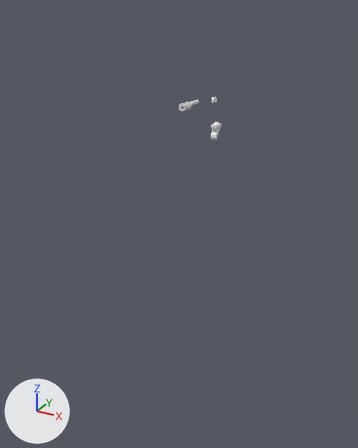
Two versions of the Blender file Art/LoganB/Gun.blend, one commit apart.
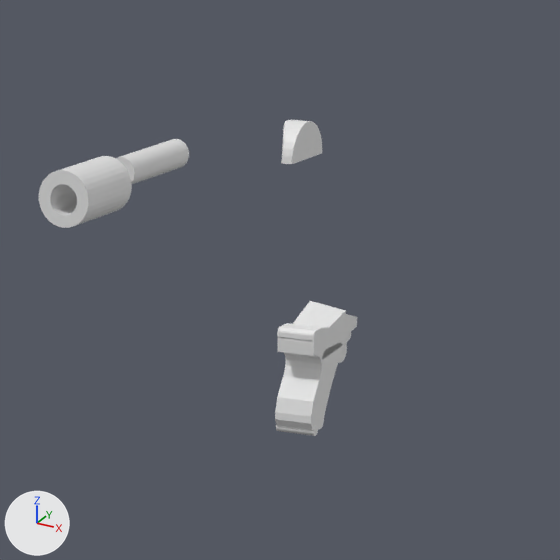
Each version is shown whole from a camera (50 mm lens) standing at (38.3, -84.8, 21.3) and looking at (11.6, -36.3, -2.9), then close up on the part from 48% to 70% of the width and 18% to 35% of the height. Every picture has the same lights, and +X, +Y and +Z are marked at lower left.
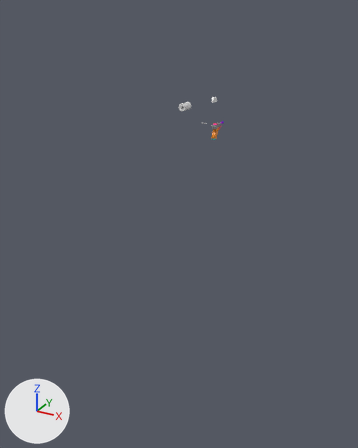
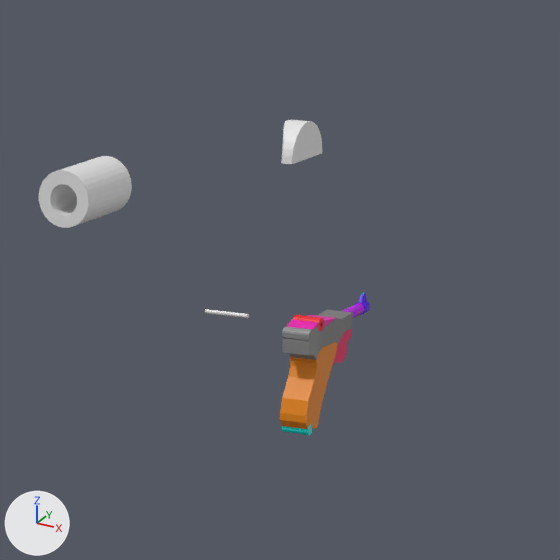
Where the newer file only moved an object's origin or applied its transform, the numbers keep the older frame.

Boxes [x1, y1, x2, y2] around the edits, measured in the close-ups (560 x 560 px):
'Cube.003', recoloured, mesh rescaled (white to orange, 13% narrower)
    before: [275, 343, 342, 430]
    after: [280, 342, 338, 429]
'Cylinder.003', recoloured, mesh rescaled
    before: [115, 139, 189, 184]
    after: [342, 303, 364, 318]
'Cube.006', reshaped
    before: [293, 301, 357, 360]
    after: [316, 310, 352, 359]
'Cube.005', reshaped (21% narrower, 8% shorter)
    before: [277, 323, 329, 360]
    after: [282, 326, 323, 360]
'Cube.008', added
    after: [287, 315, 336, 329]
'Cylinder.004', recoloured
    both: [276, 425, 318, 436]
'Cylinder.006', added
    after: [292, 315, 324, 332]
'Cylinder.007', added
    after: [205, 309, 249, 318]
'Cylinder.005', added
    after: [355, 293, 370, 315]
part 3 of me_cube_006, built on
    before: [277, 323, 329, 360]

Edits to the bpy script that builds the scene:
```text
Add mat_steel_base:
    mat_steel_base = bpy.data.materials.new('Steel base')
    # nodes: BsdfPrincipled, Bump, OutputMaterial, TexNoise
    # colours: grey #898989
Change me_cylinder_003:
    where me_cylinder_003.from_pydata(...)  # 64 vertices, 34 faces; spans x -1.0..1.0, y -1.0..1.0, z -4.0..4.24
    used by ob_cylinder_003; location = (-7.61, 4.69, 3.71); rotation_euler = (1.571, 0.0, 0.0), in degrees (90, 0, 0); scale = (0.394, 0.394, 0.394)
    me_cylinder_003 part 1: the whole mesh is scaled about its middle by (0.357, 0.357, 0.405), then moved by (19.3, -6.69, 8.84)
    add me_cylinder_003.materials.append(mat_test7)  # purple #ba00e7
Change me_cube_001:
    where me_cube_001.from_pydata(...)  # 228 vertices, 207 faces; spans x -1.0..1.0, y -2.25..1.3, z -2.89..1.11
    used by ob_cube_003; location = (0.0, -0.98, 0.15); scale = (0.5, 0.5, 0.5)
    me_cube_001 part 2: the whole mesh is scaled about its middle by (0.728, 1, 1)
    add me_cube_001.materials.append(mat_test4)  # orange #e78600
Change me_cylinder_004:
    where me_cylinder_004.from_pydata(...)  # 64 vertices, 34 faces; spans x -1.0..1.0, y -1.0..1.0, z -3.94..3.95
    add me_cylinder_004.materials.append(mat_test10)  # cyan #00e7e1
Change me_cube_006:
    used by ob_cube_005; location = (0.0, -1.54, 1.09); scale = (0.5, 0.5, 0.5)
    remove me_cube_006.from_pydata(...)  # 128 vertices, 126 faces; spans x -1.0..1.0, y -1.1..0.69, z -1.26..0.39
    add me_cube_006.from_pydata(...)  # 391 vertices, 214 faces, 113 loose edges; spans x -0.75..0.73, y -1.1..0.69, z -1.26..0.39
    me_cube_006 part 3: 128 vertices removed from x -1.0..1.0, y -1.1..0.69, z -1.26..0.39; 391 vertices added at x -0.75..0.73, y -1.1..0.69, z -1.26..0.39
    add me_cube_006.materials.append(mat_test_2)  # grey #898989
Change me_cube_007:
    used by ob_cube_006; location = (0.0, -0.7, 0.71); scale = (0.5, 0.5, 0.5)
    remove me_cube_007.from_pydata(...)  # 42 vertices, 40 faces; spans x -1.0..1.0, y -1.8..2.47, z -0.49..1.79
    add me_cube_007.from_pydata(...)  # 105 vertices, 95 faces; spans x -0.72..0.73, y -1.8..2.47, z -0.49..1.18
    me_cube_007 part 4: 33 vertices removed from x -1.0..1.0, y -1.8..2.47, z -0.49..1.79; 96 vertices added at x -0.72..0.73, y -1.8..2.47, z -0.49..1.18
    add me_cube_007.materials.append(mat_steel_base)
    add me_cube_007.materials.append(mat_test4)  # orange #e78600
Add ob_cylinder_007:
    ob_cylinder_007 = bpy.data.objects.new('Cylinder.007', me_cylinder_007)  # 64 vertices, 34 faces; spans x -1.0..1.0, y -1.0..1.0, z -13.4..9.0
    ob_cylinder_007.location = (-2.16, -1.35, 1.3)
    ob_cylinder_007.rotation_euler = (0.0, 1.571, 0.0)  # degrees (0, 90, 0)
    ob_cylinder_007.scale = (0.0539, 0.0539, 0.0539)
Add ob_cylinder_006:
    ob_cylinder_006 = bpy.data.objects.new('Cylinder.006', me_cylinder_006)  # 128 vertices, 68 faces; spans x -1.0..1.0, y -1.0..1.0, z -2.19..1.92; in mat_test1 (red #e7001c)
    ob_cylinder_006.location = (0.02, -1.36, 1.3)
    ob_cylinder_006.rotation_euler = (0.0, 1.571, 0.0)  # degrees (0, 90, 0)
    ob_cylinder_006.scale = (0.177, 0.177, 0.177)
Add ob_cube_008:
    ob_cube_008 = bpy.data.objects.new('Cube.008', me_cube_008)  # 42 vertices, 27 faces; spans x -2.9..2.91, y -6.61..5.08, z -0.31..1.12; in mat_test6 (pink #e700ad)
    ob_cube_008.location = (0.0, -1.06, 1.25)
    ob_cube_008.scale = (0.125, 0.125, 0.125)
Add ob_cylinder_005:
    ob_cylinder_005 = bpy.data.objects.new('Cylinder.005', me_cylinder_005)  # 96 vertices, 66 faces; spans x -1.0..1.0, y -1.0..2.2, z 2.22..4.24; in mat_test8 (purple #5400e7)
    ob_cylinder_005.location = (0.0, 2.45, 1.08)
    ob_cylinder_005.rotation_euler = (1.571, 0.0, 0.0)  # degrees (90, 0, 0)
    ob_cylinder_005.scale = (0.157, 0.157, 0.157)
```
